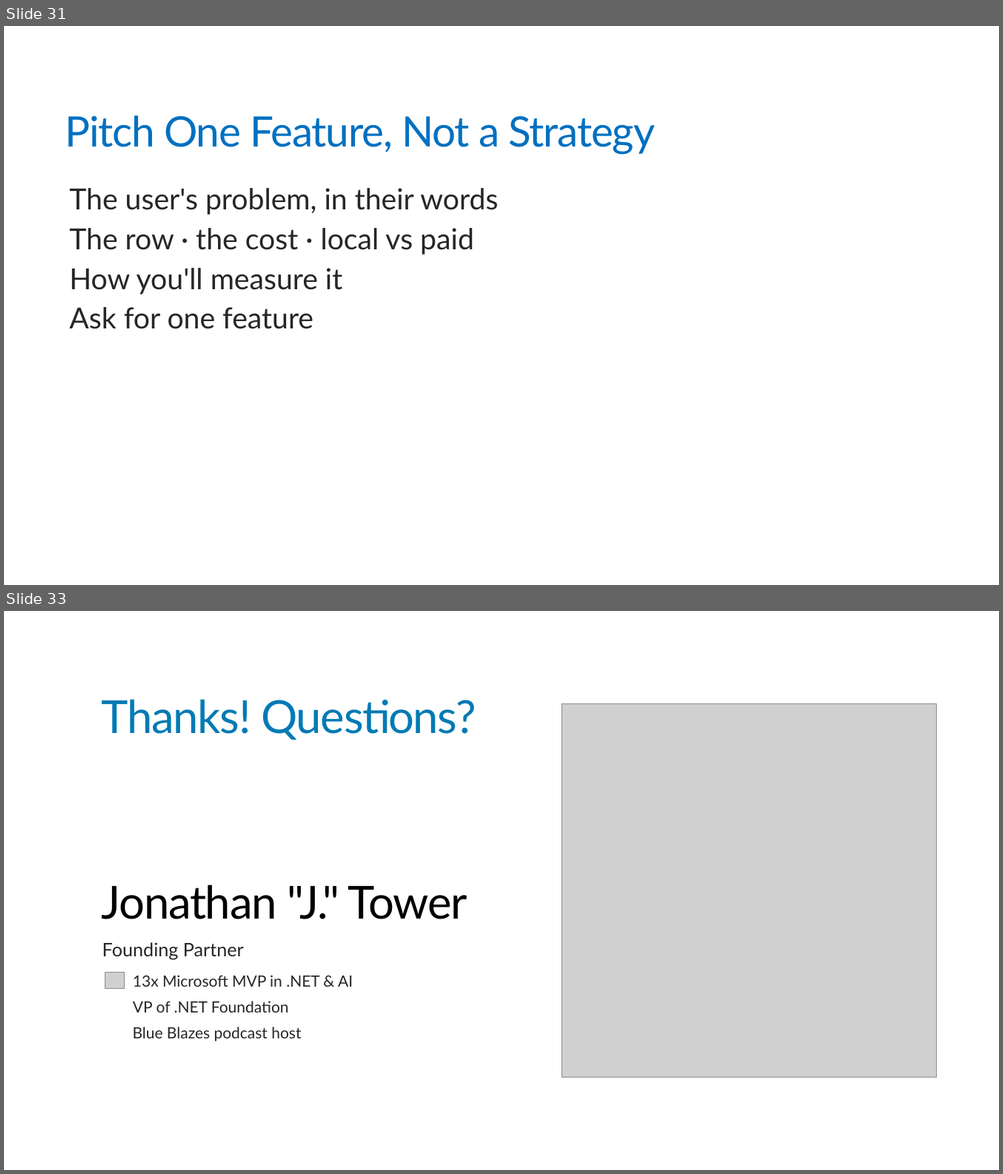
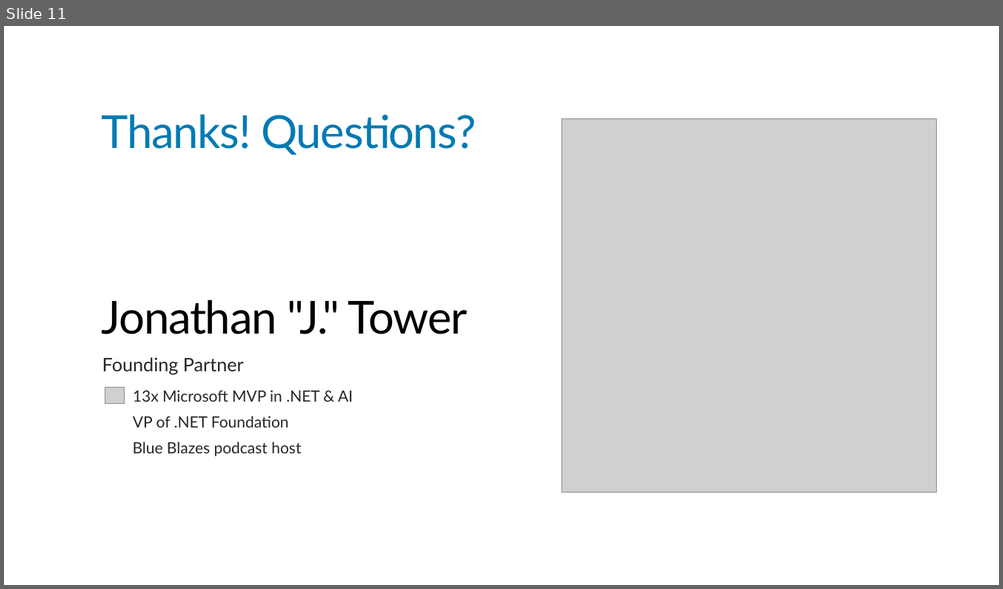
Before and after one commit to trailheadtechnology/10-ai-features-workshop, a slide deck: modules/M5-closing/M5-closing.pptx. Shown one above the other, each under a label of ours: slides 31 and 33 before the commit, slide 11 after it; the slides between them are not shown. The pictures are 1003x1174 and 1003x589 pixels, drawn with LibreOffice and Linux fonts; fonts in the diff are those of the drawing; grey boxes stand for pictures; background and template pictures are left out. Boxes give left, top, right and bottom in pixels: in the first picture for what was removed or moved away, otherwise in the second. Text is boxed around its words. In the diff, an @@ line names an element or a change of style, - is before the commit and + after.

```diff
--- a/modules/M5-closing/M5-closing.pptx
+++ b/modules/M5-closing/M5-closing.pptx
@@ slide 31 removed at box(4, 26, 999, 585), background #FFFFFF @@
@@ title removed at box(65, 116, 654, 155) @@
-Pitch One Feature, Not a Strategy
@@ text removed at box(69, 188, 498, 329) @@
-  The user's problem, in their words
-  The row · the cost · local vs paid
-  How you'll measure it
-  Ask for one feature
@@ what was slide 33 is now slide 11 @@
```
Also in this commit, not shown: 9 slides changed, 21 other slides removed, 9 other files.
